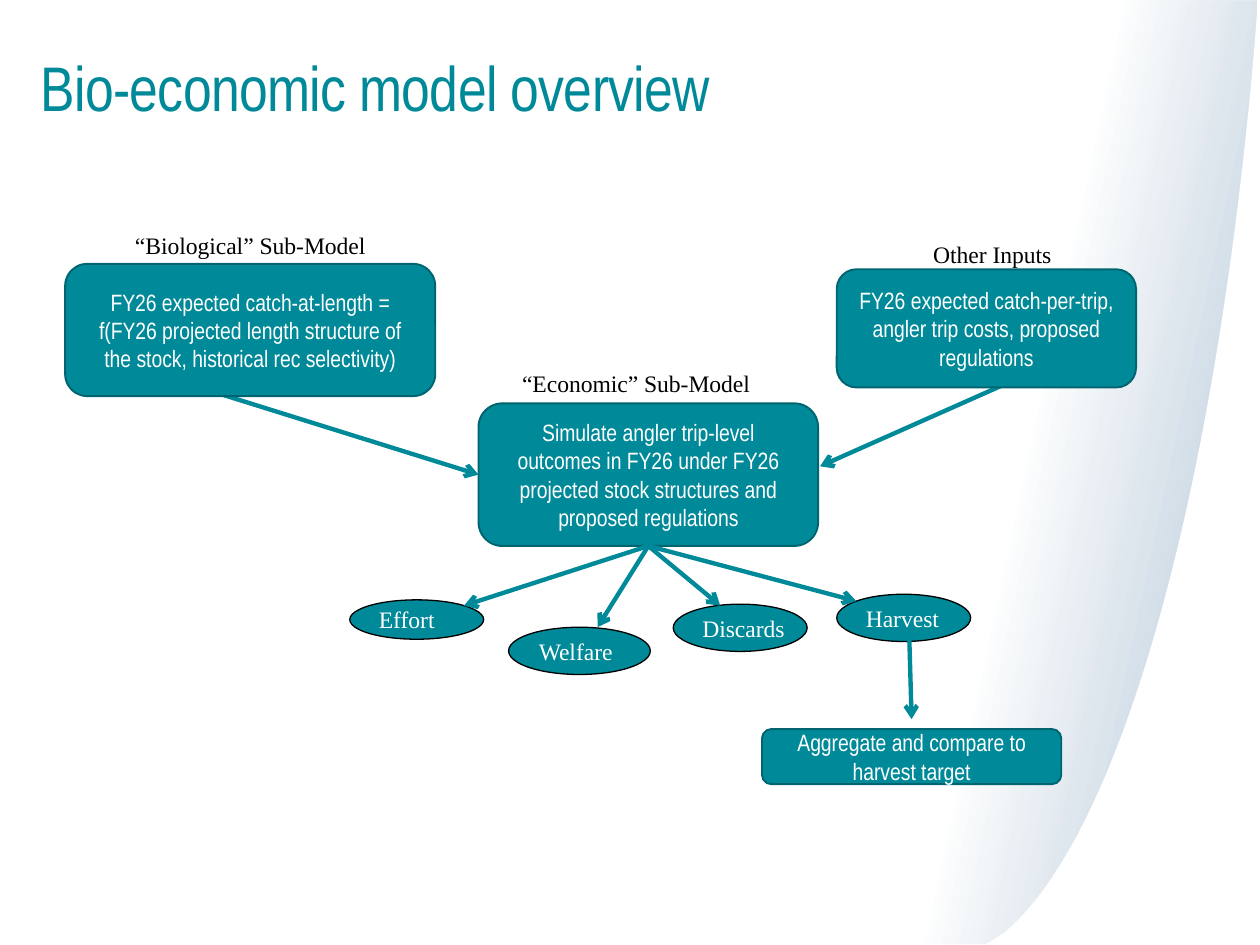
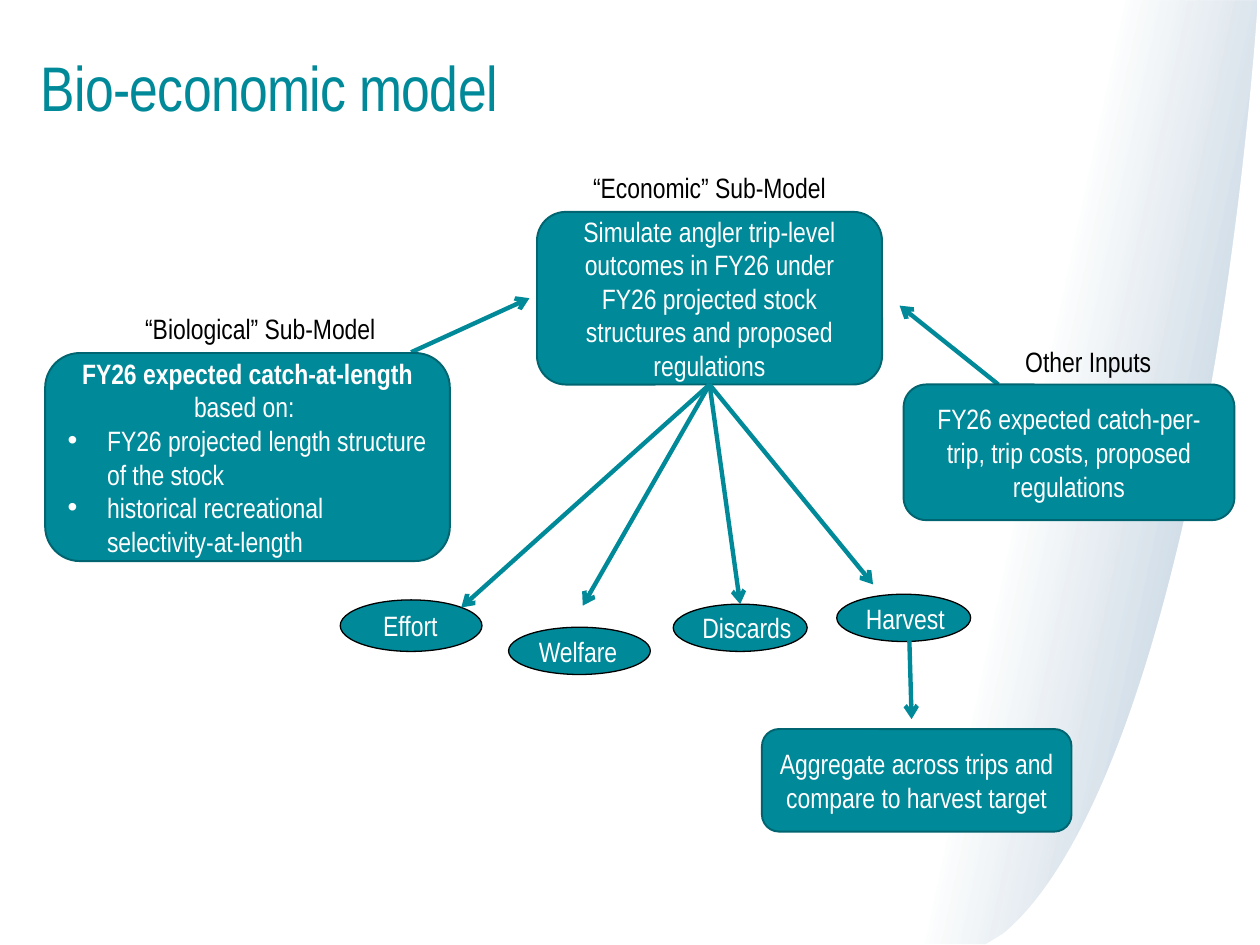
Before and after one commit to mle2718/flukeRDM, a slide deck: slide 3 of docs/TC meeting 6-20-25 Lou.pptx (slide 2 before the commit). Drawn at 1260x945 pixels with LibreOffice and Linux fonts; fonts in the diff are those of the drawing. Boxes give left, top, right and bottom in pixels: in the first picture for what was removed or moved away, otherwise in the second. Text is boxed around its words. In the diff, an @@ line names an element or a change of style, - is before the commit and + after.

Commit message:
updated pre-sim and calib sim code
I finished creating the baseline catch-at-length code. Key update: after generating proportions harvest- and discard -at-length from the size data, I multiplied these proportions by total *simulated* harvest and discards on *each of the model draws*. Previously, I was pulling only the MRIP point estimates of harvest and discards, resulting in one catch-at-length distribution. With the new approach we are accounting the impact of sampling uncertainty in total harvest and discards on catch-at-length. I think this will also help with convergence in the calibration routine, i.e., ensuring that for each draw, there is enough harvest and discards to reallocate as discards or harvest, respectively, so that the model is able to approximate the MRIP estimate of harvest. I also updated the code for generating catch-per-trip and comparing our simulated harvest, discards, total catch, and directed trips to MRIP point estimates. The comparisons look good; for example, when multiplying a random draw of trips and a random draw of catch-per-trip and doing this 150 times, both the estimate and CIs are very similar to the MRIP estimate and CIs. This gives me confidence that we are appropriately accounting for the sampling uncertainty associated with the MRIP data.

```diff
--- a/docs/TC meeting 6-20-25 Lou.pptx
+++ b/docs/TC meeting 6-20-25 Lou.pptx
@@ title at box(41, 65, 497, 112): text changed @@
-Bio-economic model overview
+Bio-economic model
@@ size 13.5 to 16 pt, font Times New Roman to Arial Narrow in 7 elements at box(837, 595, 970, 643), box(673, 604, 806, 651), box(509, 627, 650, 675), box(340, 600, 481, 651), box(145, 318, 376, 345), box(1025, 351, 1151, 377), box(593, 177, 826, 199) @@
@@ text "“Economic” Sub-Model": place and size @@
-text "“Economic” Sub-Model" at box(522, 375, 750, 393)
+text "“Economic” Sub-Model" at box(593, 177, 826, 199)
@@ rounded rectangle "Simulate angler trip-level outcomes in ...": place and size @@
-rounded rectangle "Simulate angler trip-level outcomes in ..." at box(479, 403, 819, 546)
+rounded rectangle "Simulate angler trip-level outcomes in ..." at box(537, 212, 882, 384)
@@ rounded rectangle "Simulate angler trip-level outcomes in ..." at box(537, 212, 882, 384): size 13.5 to 16 pt @@
@@ arrow moved from (217, 393) - (479, 475) to (411, 353) - (529, 299) @@
@@ text "“Biological” Sub-Model": place and size @@
-text "“Biological” Sub-Model" at box(135, 237, 366, 259)
+text "“Biological” Sub-Model" at box(145, 318, 376, 345)
@@ arrow moved from (1041, 368) - (820, 466) to (998, 384) - (900, 306) @@
@@ rounded rectangle "FY26 expected catch-at-length based on:": place and size @@
-rounded rectangle "FY26 expected catch-at-length based on:" at box(66, 263, 436, 396)
+rounded rectangle "FY26 expected catch-at-length based on:" at box(45, 353, 450, 561)
@@ text "Other Inputs": place and size @@
-text "Other Inputs" at box(933, 246, 1052, 268)
+text "Other Inputs" at box(1025, 351, 1151, 377)
@@ text in rounded rectangle at box(82, 363, 426, 557): text changed; size 13.5 to 16 pt @@
-FY26 expected catch-at-length = f(FY26 projected length structure of the stock, historical rec selectivity)
+FY26 expected catch-at-length based on:
+• FY26 projected length structure of the stock
+• historical recreational selectivity-at-length
@@ arrow moved from (649, 546) - (464, 606) to (709, 384) - (461, 607) @@
@@ arrow moved from (649, 546) - (597, 627) to (709, 384) - (583, 606) @@
@@ arrow moved from (649, 546) - (857, 601) to (709, 384) - (873, 585) @@
@@ arrow moved from (649, 546) - (721, 606) to (709, 384) - (740, 604) @@
@@ rounded rectangle "FY26 expected catch-per-trip, trip costs, ...": place and size @@
-rounded rectangle "FY26 expected catch-per-trip, trip costs, ..." at box(837, 270, 1137, 388)
+rounded rectangle "FY26 expected catch-per-trip, trip costs, ..." at box(903, 384, 1234, 520)
@@ text in rounded rectangle at box(937, 408, 1201, 502): text changed; size 13.5 to 16 pt @@
-FY26 expected catch-per-trip, angler trip costs, proposed regulations
+FY26 expected catch-per-trip, trip costs, proposed regulations
@@ ellipse "Effort": place and size @@
-ellipse "Effort" at box(350, 600, 484, 639)
+ellipse "Effort" at box(340, 600, 481, 651)
@@ rounded rectangle "Aggregate across trips and compare ...": place and size @@
-rounded rectangle "Aggregate across trips and compare ..." at box(762, 730, 1062, 785)
+rounded rectangle "Aggregate across trips and compare ..." at box(762, 730, 1072, 832)
@@ text in rounded rectangle at box(780, 753, 1053, 814): text changed; size 13.5 to 16 pt @@
-Aggregate and compare to harvest target
+Aggregate across trips and compare to harvest target
```
Also in this commit, not shown: 16 other slides changed, 2 slides added, 1 slide removed, 8 other files.
